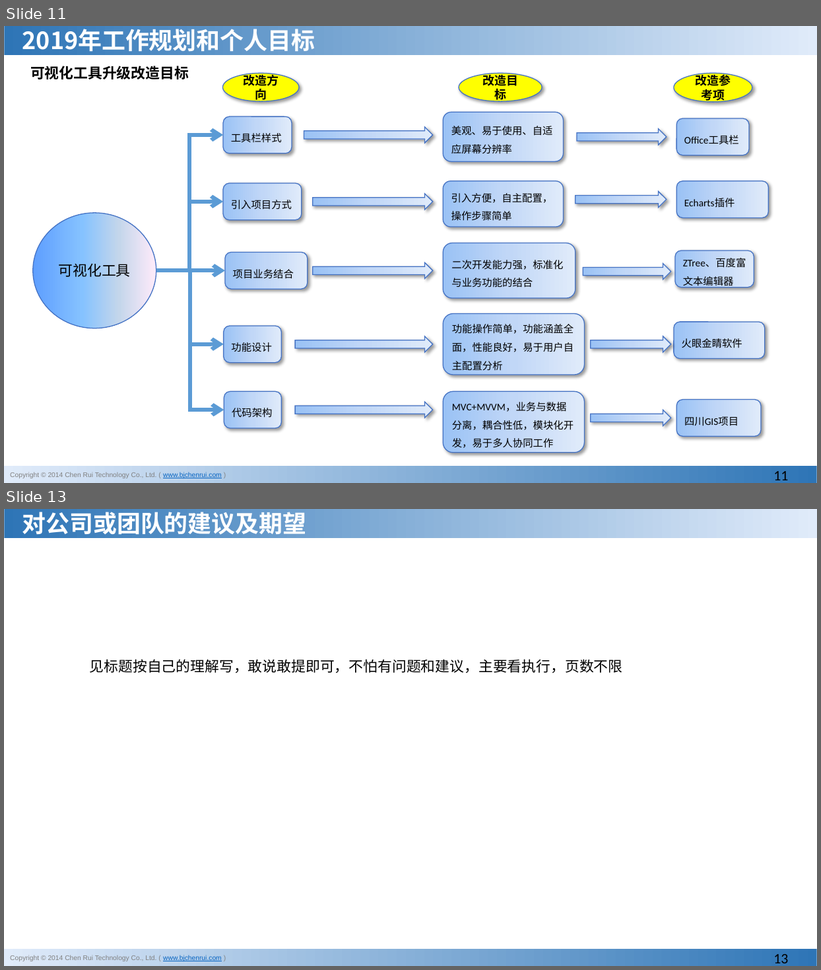
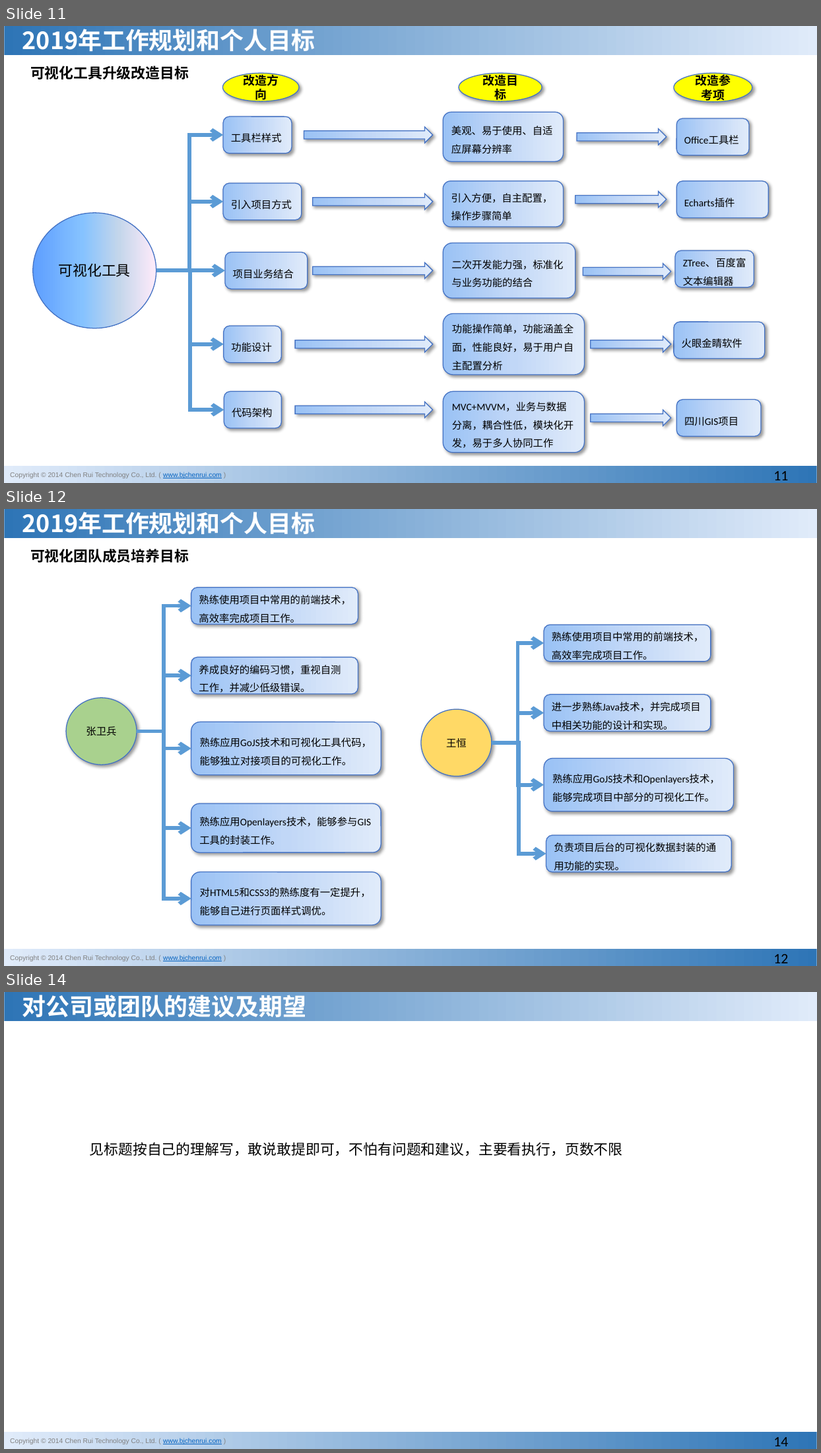
Before and after one commit to MrShan1/shanchen, a slide deck: 相关文档/年终总结/2018年度年终总结-研发中心_山晨.pptx. Shown one above the other, each under a label of ours: slides 11 and 13 before the commit, slides 11, 12 and 14 after it; the slides between them are not shown. The pictures are 821x970 and 821x1453 pixels, drawn with LibreOffice and Linux fonts; fonts in the diff are those of the drawing; background and template pictures are left out. Boxes give left, top, right and bottom in pixels: in the first picture for what was removed or moved away, otherwise in the second. Text is boxed around its words. In the diff, an @@ line names an element or a change of style, - is before the commit and + after.

```diff
--- a/相关文档/年终总结/2018年度年终总结-研发中心_山晨.pptx
+++ b/相关文档/年终总结/2018年度年终总结-研发中心_山晨.pptx
@@ slide 12 added at box(4, 509, 817, 966), background picture (left out); not listed: 2 template elements that a slide beside it also shows @@
@@ title added at box(22, 509, 315, 539), 28 pt, text #FFFFFF, bold @@
+2019年工作规划和个人目标
@@ text added at box(30, 549, 189, 562), 17 pt, text #000000, bold @@
+可视化团队成员培养目标
@@ rounded rectangle added at box(191, 588, 358, 624), fill gradient #9AC3F5 to #C2D8F8 to #E1EBFB, outline #4472C4 1 pt, 12 pt, text #000000 @@
+熟练使用项目中常用的前端技术，高效率完成项目工作。
@@ elbow arrow added from (137, 731) to (191, 606), #5B9BD5 4.5 pt @@
@@ rounded rectangle added at box(544, 625, 711, 661), fill gradient #9AC3F5 to #C2D8F8 to #E1EBFB, outline #4472C4 1 pt, 12 pt, text #000000 @@
+熟练使用项目中常用的前端技术，高效率完成项目工作。
@@ elbow arrow added from (492, 743) to (544, 643), #5B9BD5 4.5 pt @@
@@ rounded rectangle added at box(191, 657, 358, 694), fill gradient #9AC3F5 to #C2D8F8 to #E1EBFB, outline #4472C4 1 pt, 12 pt, text #000000 @@
+养成良好的编码习惯，重视自测工作，并减少低级错误。
@@ elbow arrow added from (137, 731) to (191, 675), #5B9BD5 4.5 pt @@
@@ ellipse added at box(66, 698, 137, 765), fill #A9D18E, outline #4472C4 1 pt, 12 pt, text #000000 @@
+张卫兵
@@ rounded rectangle added at box(544, 694, 711, 731), fill gradient #9AC3F5 to #C2D8F8 to #E1EBFB, outline #4472C4 1 pt, 12 pt, text #000000 @@
+进一步熟练Java技术，并完成项目中相关功能的设计和实现。
@@ rounded rectangle added at box(191, 722, 380, 774), fill gradient #9AC3F5 to #C2D8F8 to #E1EBFB, outline #4472C4 1 pt, 12 pt, text #000000 @@
+熟练应用GoJS技术和可视化工具代码，能够独立对接项目的可视化工作。
@@ ellipse added at box(421, 710, 492, 776), fill #FFD966, outline #4472C4 1 pt, 12 pt, text #000000 @@
+王恒
@@ elbow arrow added from (492, 743) to (544, 713), #5B9BD5 4.5 pt @@
@@ elbow arrow added from (137, 731) to (191, 749), #5B9BD5 4.5 pt @@
@@ elbow arrow added from (137, 731) to (191, 828), #5B9BD5 4.5 pt @@
@@ elbow arrow added from (137, 731) to (191, 898), #5B9BD5 4.5 pt @@
@@ elbow arrow added from (492, 743) to (544, 785), #5B9BD5 4.5 pt @@
@@ elbow arrow added from (492, 743) to (546, 854), #5B9BD5 4.5 pt @@
@@ rounded rectangle added at box(544, 758, 733, 811), fill gradient #9AC3F5 to #C2D8F8 to #E1EBFB, outline #4472C4 1 pt, 12 pt, text #000000 @@
+熟练应用GoJS技术和Openlayers技术，能够完成项目中部分的可视化工作。
@@ rounded rectangle added at box(191, 803, 380, 852), fill gradient #9AC3F5 to #C2D8F8 to #E1EBFB, outline #4472C4 1 pt, 12 pt, text #000000 @@
+熟练应用Openlayers技术，能够参与GIS工具的封装工作。
@@ rounded rectangle added at box(546, 836, 731, 872), fill gradient #9AC3F5 to #C2D8F8 to #E1EBFB, outline #4472C4 1 pt, 12 pt, text #000000 @@
+负责项目后台的可视化数据封装的通用功能的实现。
@@ rounded rectangle added at box(191, 872, 380, 925), fill gradient #9AC3F5 to #C2D8F8 to #E1EBFB, outline #4472C4 1 pt, 12 pt, text #000000 @@
+对HTML5和CSS3的熟练度有一定提升，能够自己进行页面样式调优。
@@ page number added at box(774, 954, 788, 963), 17 pt, text #000000 @@
+12
@@ what was slide 13 is now slide 14 @@
@@ page number at box(774, 1437, 788, 1446): text changed @@
-13
+14
```
Also in this commit, not shown: 1 slide changed, 1 other slide added, 1 slide removed.
